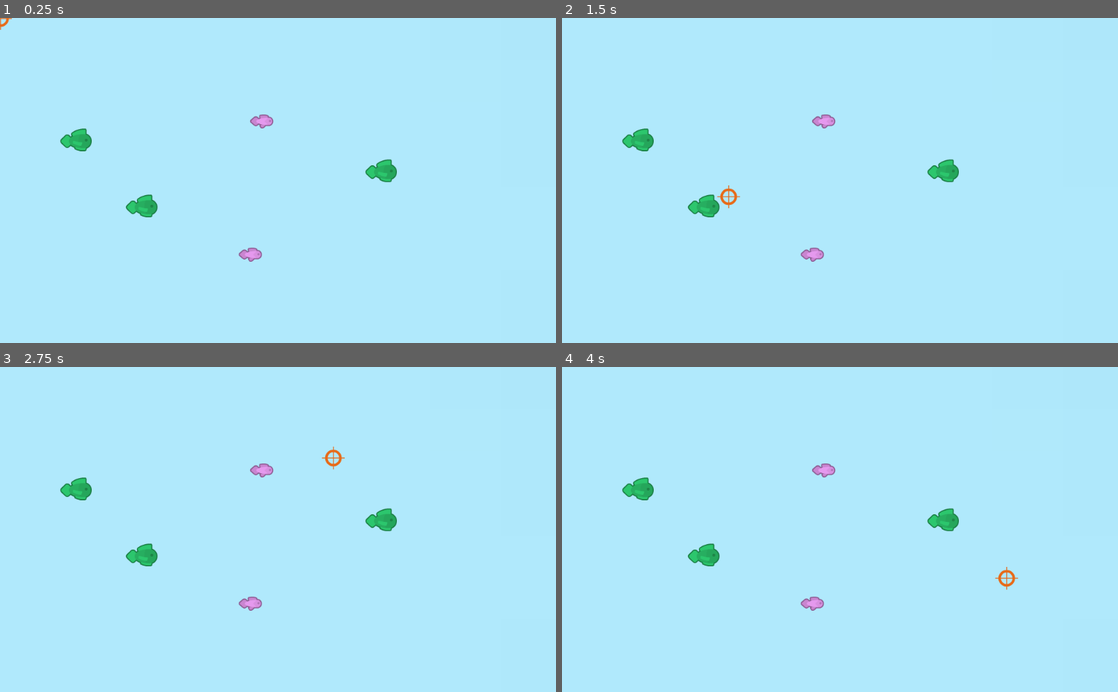
Above: before the commit, frames 1-4 (two rows, left to right).
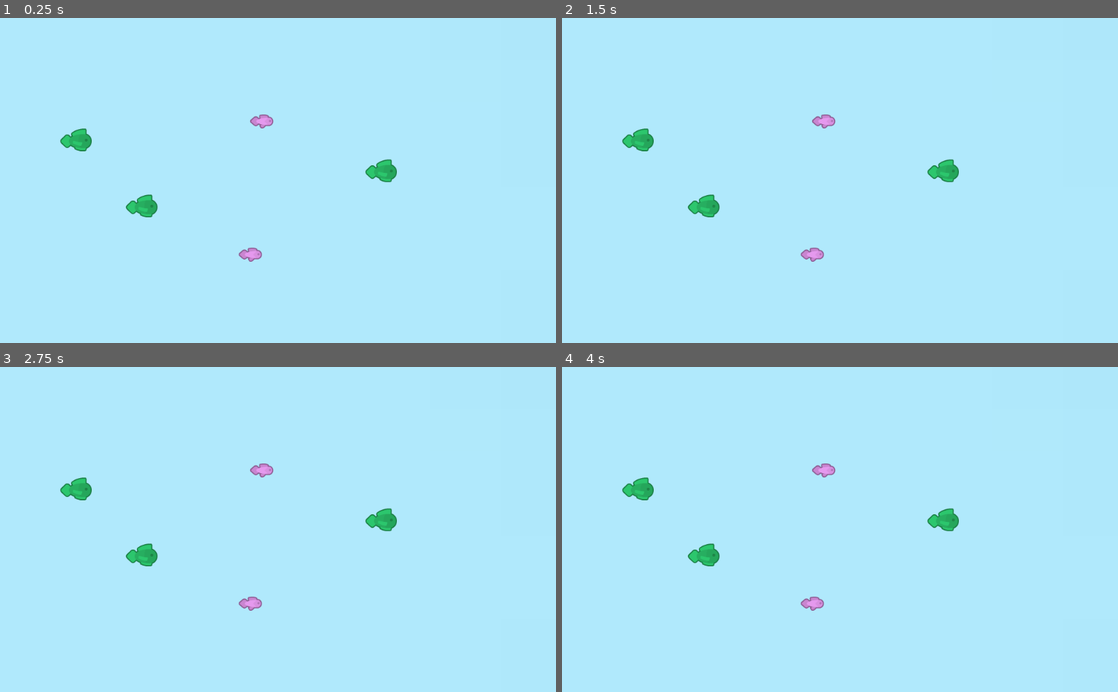
Above: after the commit, the same moments.

Repository: madeso/kenneyjam2019
Game: Godot game, scene res://World.tscn
The game is run twice, just before and just after one commit, with the same random seed, the same clock (stepped at 60 frames per second) and the same inputs.
Inputs (mouse positions are in pixels of both pictures, inside the frame that each line leads up to):
- Up to frame 1 (0.25 s): no input
- Up to frame 2 (1.5 s): tap Enter at 0.5 s; move the mouse to (962, 164) at 0.52 s; click (962, 164) at 0.67 s; tap Space at 1.25 s; move the mouse to (728, 196) at 1.27 s; click (728, 196) at 1.42 s
- Up to frame 3 (2.75 s): tap Enter at 2 s; move the mouse to (333, 458) at 2.02 s; click (333, 458) at 2.17 s
- Up to frame 4 (4 s): tap Space at 2.75 s; move the mouse to (812, 594) at 2.77 s; click (812, 594) at 2.92 s; tap Enter at 3.5 s; move the mouse to (1006, 578) at 3.52 s; click (1006, 578) at 3.67 s

The runs differ from the first frame. In frame 1, less than 0.1% of the frame differs, in the area x 0-3%, y 0-4%; in frame 2, 0.1%, in the area x 27-33%, y 51-59%; in frame 3, 0.1%; in frame 4, 0.1%.

Commit message:
found a way to change cursor center, use cursor now instead of sprite

Diff:
--- a/World.tscn
+++ b/World.tscn
@@ -1,10 +1,9 @@
-[gd_scene load_steps=6 format=2]
+[gd_scene load_steps=5 format=2]
 
 [ext_resource path="res://bkg.png" type="Texture" id=1]
 [ext_resource path="res://fish.tscn" type="PackedScene" id=2]
-[ext_resource path="res://assets/sprites/crosshair.png" type="Texture" id=3]
-[ext_resource path="res://scripts/crosshair.gd" type="Script" id=4]
-[ext_resource path="res://scripts/Gameplay.gd" type="Script" id=5]
+[ext_resource path="res://scripts/crosshair.gd" type="Script" id=3]
+[ext_resource path="res://scripts/Gameplay.gd" type="Script" id=4]
 
 [node name="World" type="Node2D"]
 
@@ -34,10 +33,8 @@
 [node name="fish5" parent="fishes" instance=ExtResource( 2 )]
 position = Vector2( 702, 281 )
 
-[node name="crosshair" type="Sprite" parent="."]
-position = Vector2( 521, 349 )
-texture = ExtResource( 3 )
-script = ExtResource( 4 )
+[node name="crosshair" type="Node" parent="."]
+script = ExtResource( 3 )
 
 [node name="Gameplay" type="Node" parent="."]
-script = ExtResource( 5 )
+script = ExtResource( 4 )
--- a/project.godot
+++ b/project.godot
@@ -22,6 +22,7 @@
 [display]
 
 window/size/resizable=false
+mouse_cursor/custom_image_hotspot=Vector2( 16, 16 )
 
 [rendering]
 
--- a/scripts/crosshair.gd
+++ b/scripts/crosshair.gd
@@ -1,4 +1,4 @@
-extends Sprite
+extends Node
 
 # Declare member variables here. Examples:
 # var a = 2
@@ -9,12 +9,12 @@
 
 # Called when the node enters the scene tree for the first time.
 func _ready():
-	# Input.set_custom_mouse_cursor(crosshair)
+	# Input.set_mouse_mode(Input.MOUSE_MODE_HIDDEN)
+	Input.set_custom_mouse_cursor(crosshair, 0, Vector2(21, 21))
 	# couldnt find a way to move cursor to center
 	pass
 
 # Called every frame. 'delta' is the elapsed time since the previous frame.
 func _process(delta):
-	self.position = get_viewport().get_mouse_position()
 	if Input.is_mouse_button_pressed(BUTTON_LEFT):
 		pass
